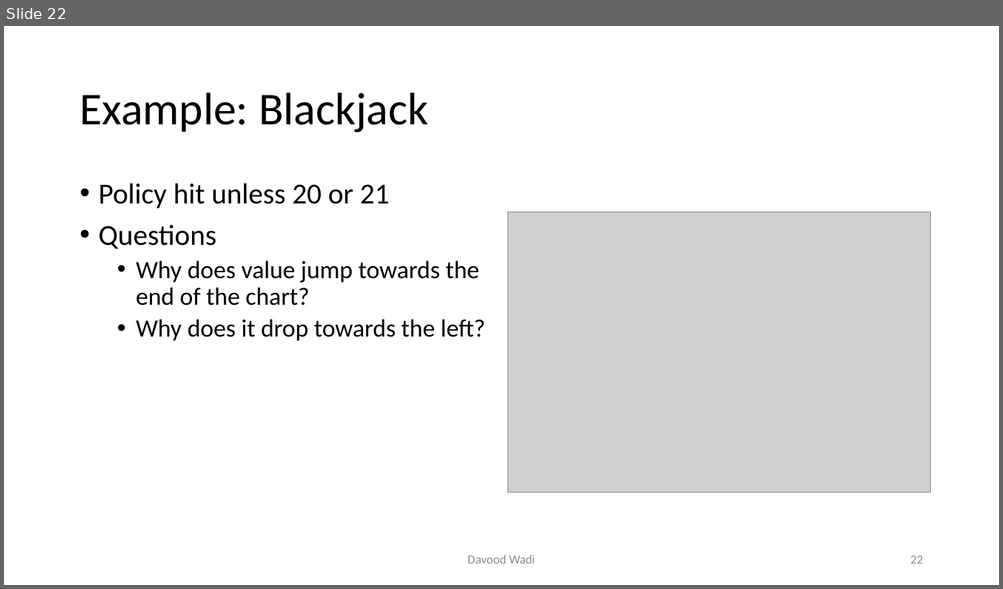
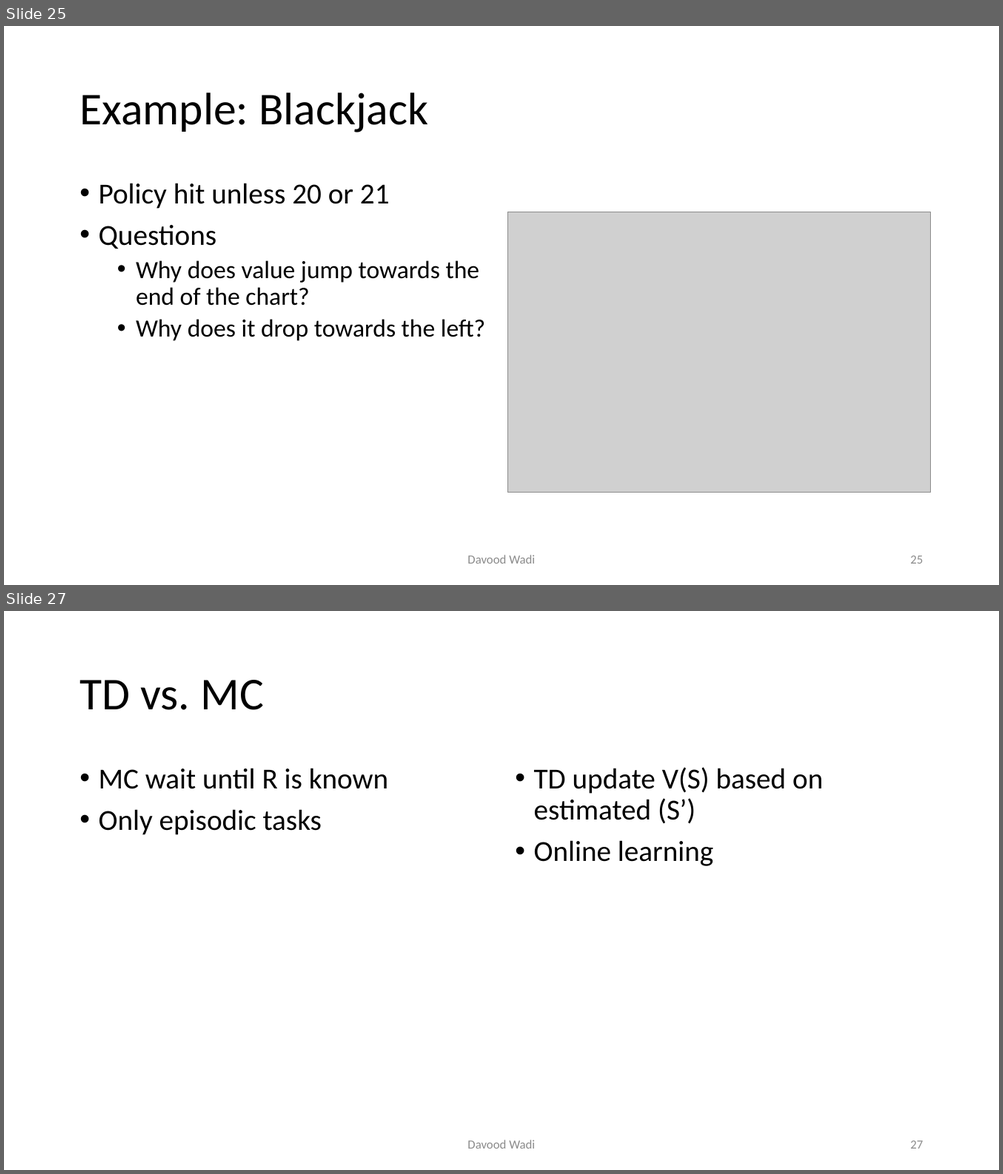
Before and after one commit to davoodwadi/davoodwadi.github.io, a slide deck: RL/RL1_slides.pptx. Shown one above the other, each under a label of ours: slide 22 before the commit, slides 25 and 27 after it; the slides between them are not shown. The pictures are 1003x589 and 1003x1174 pixels, drawn with LibreOffice and Linux fonts; fonts in the diff are those of the drawing; grey boxes stand for pictures; background and template pictures are left out. Boxes give left, top, right and bottom in pixels: in the first picture for what was removed or moved away, otherwise in the second. Text is boxed around its words. In the diff, an @@ line names an element or a change of style, - is before the commit and + after.

```diff
--- a/RL/RL1_slides.pptx
+++ b/RL/RL1_slides.pptx
@@ slide 27 added at (4,611,999,1170), background #FFFFFF @@
@@ title added at (79,680,263,710), 44 pt, text #000000 @@
+TD vs. MC
@@ text added at (99,768,388,835), 28 pt, text #000000 @@
+• MC wait until R is known
+• Only episodic tasks
@@ text added at (534,767,822,866), 28 pt, text #000000 @@
+• TD update V(S) based on estimated (S’)
+• Online learning
@@ text added at (467,1140,535,1149), 12 pt, text #8C8C8C @@
+Davood Wadi
@@ page number added at (910,1141,922,1149), 12 pt, text #8C8C8C @@
+27
@@ what was slide 22 is now slide 25 @@
@@ page number at (910,556,922,564): text changed @@
-22
+25
```
Also in this commit, not shown: 1 slide changed, 9 other slides added.
